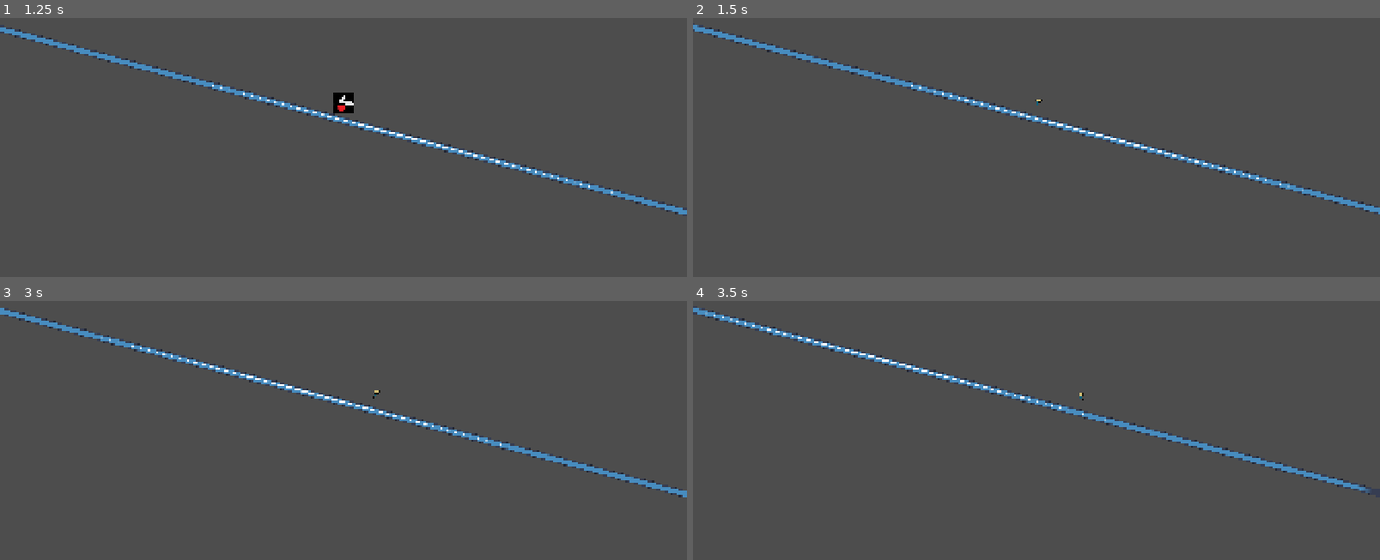
Above: before the commit, frames 1-4 (two rows, left to right).
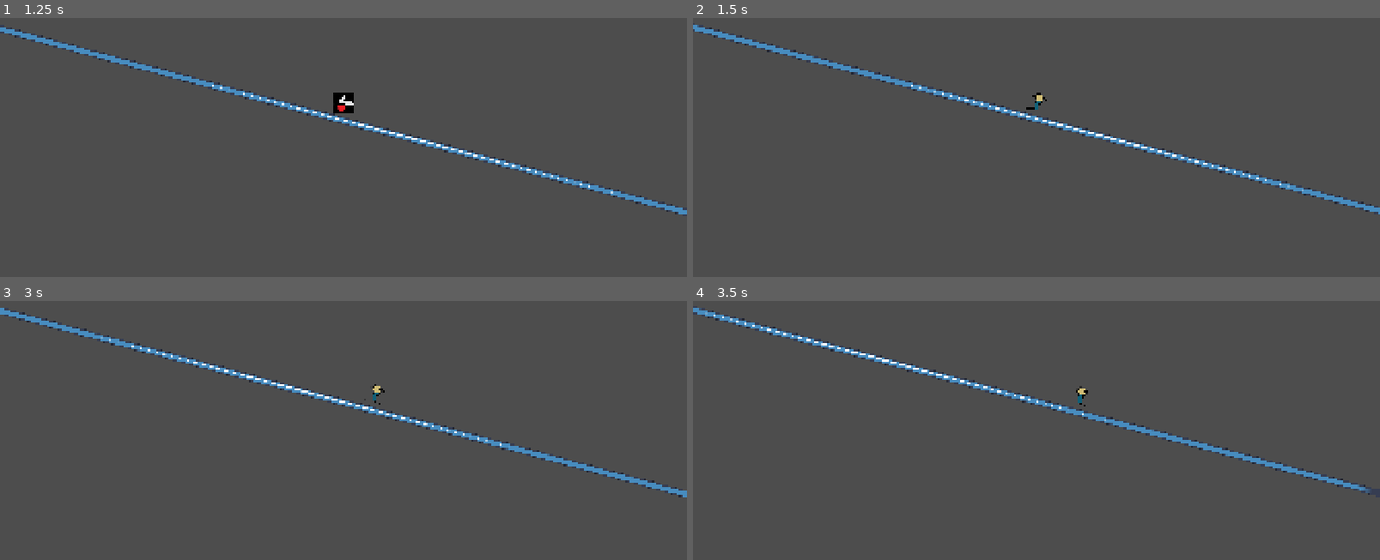
Above: after the commit, the same moments.

Repository: Saniccxx/gmtk-jam
Game: Godot game, scene res://scenes/main_menu.tscn
Two runs of this game, one before a commit and one after it. Both use one fixed random seed, a clock stepped at 60 frames per second and the inputs below. The engine's default icon, where the game draws it, is replaced by a stand-in: a white triangle on a blue panel in a dark square.
Inputs (mouse positions are in pixels of both pictures, inside the frame that each line leads up to):
- Up to frame 1 (1.25 s): click "PLAY" at 0.5 s
- Up to frame 2 (1.5 s): tap Enter at 1.25 s; move the mouse to (1187, 82) at 1.27 s; hold D (move_right) from 1.28 s (still down); hold Ctrl (slide) from 1.28 s (still down); click (1187, 82) at 1.42 s
- Up to frame 3 (3 s): tap Space (jump) at 1.52, 2.27 s; move the mouse to (206, 404) at 2.02 s; release Ctrl (slide) at 2.03 s; tap Ctrl (slide) at 2.1 s; move the mouse to (outside the picture) at 2.77 s; release D (move_right) at 2.78 s; hold A (move_left) from 2.78 s (still down); hold Ctrl (slide) from 2.78 s (still down); tap Alt at 2.85 s
- Up to frame 4 (3.5 s): keep holding A (move_left); keep holding Ctrl (slide)

Frame 1 is identical in both runs. In frame 2, less than 0.1% of the frame differs, in the area x 48-52%, y 28-36%; in frame 3, less than 0.1%; in frame 4, less than 0.1%.

Commit message:
made jeff.png same size as sdu, and made it rotate

Diff:
--- a/Players/Parkour_player.gd
+++ b/Players/Parkour_player.gd
@@ -37,6 +37,8 @@
 
 			velocity += downhill * delta * MASS
 
+			sprite.rotation = floor_normal.angle() + PI / 2
+
 			print(downhill, velocity)
 		else:
 			velocity.x -= GROUND_FRICTION * velocity.x * delta
--- a/Players/Parkour_player.tscn
+++ b/Players/Parkour_player.tscn
@@ -4,6 +4,9 @@
 [ext_resource type="Texture2D" uid="uid://chgeiresf52tk" path="res://assets/galazka sdu (1).png" id="1_onrkg"]
 [ext_resource type="Texture2D" uid="uid://2it0c2k1fvae" path="res://assets/sdu polskie logo.png" id="2_i3pqv"]
 [ext_resource type="Texture2D" uid="uid://cqbby2k2mt3xs" path="res://assets/jeff.png" id="4_hfgrh"]
+
+[sub_resource type="RectangleShape2D" id="RectangleShape2D_1ud0v"]
+size = Vector2(299.99997, 299.99997)
 
 [sub_resource type="SpriteFrames" id="SpriteFrames_fb6tf"]
 animations = [{
@@ -27,19 +30,9 @@
 "speed": 5.0
 }]
 
-[sub_resource type="RectangleShape2D" id="RectangleShape2D_1ud0v"]
-size = Vector2(299.99997, 299.99997)
-
 [node name="Player" type="CharacterBody2D" unique_id=689076596]
 floor_snap_length = 20.0
 script = ExtResource("1_i3pqv")
-
-[node name="AnimatedSprite2D" type="AnimatedSprite2D" parent="." unique_id=1673395033]
-position = Vector2(-5.9604645e-08, 5.9604645e-08)
-scale = Vector2(0.2, 0.2)
-sprite_frames = SubResource("SpriteFrames_fb6tf")
-animation = &"slide"
-autoplay = "default"
 
 [node name="CollisionShape2D" type="CollisionShape2D" parent="." unique_id=75747721]
 scale = Vector2(0.2, 0.2)
@@ -48,3 +41,9 @@
 [node name="Camera2D" type="Camera2D" parent="." unique_id=1400287306]
 process_callback = 0
 position_smoothing_enabled = true
+
+[node name="AnimatedSprite2D" type="AnimatedSprite2D" parent="." unique_id=1673395033]
+scale = Vector2(0.2, 0.2)
+sprite_frames = SubResource("SpriteFrames_fb6tf")
+animation = &"slide"
+autoplay = "default"
Binary file changed: assets/jeff.png
